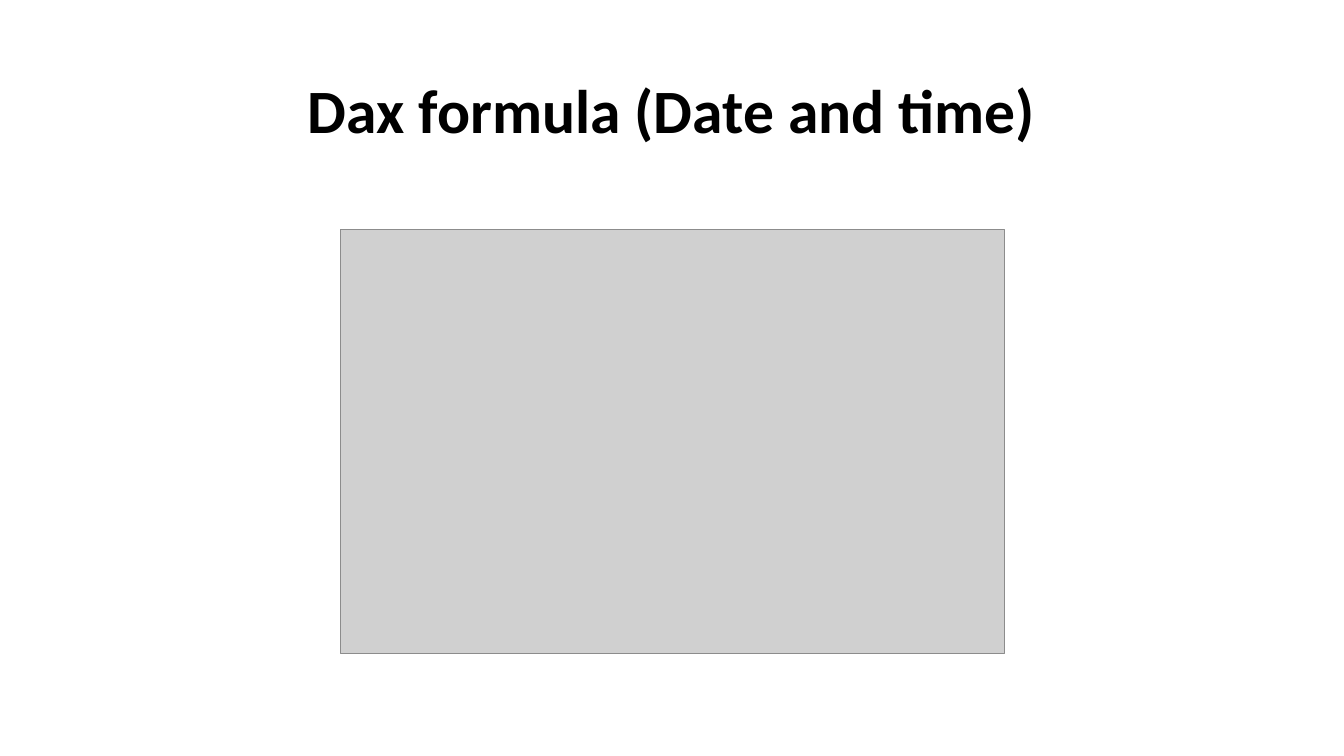
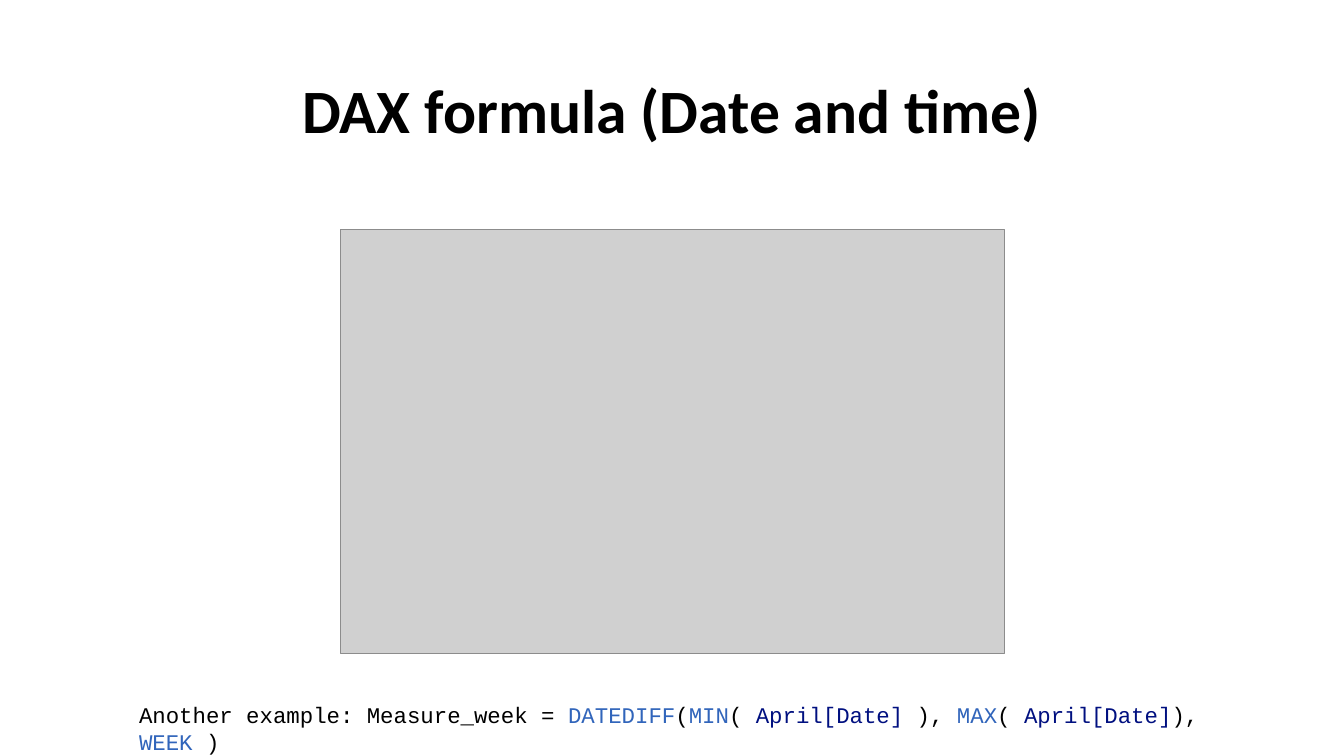
Before and after one commit to kimteespk/DADS5001-Data-Analytics-and-Data-Science-Tools-and-Programming, a slide deck: slide 11 of 13-Power-BI-Dax/DSTools-Power-BI-Dax.pptx. Drawn at 1344x756 pixels with LibreOffice and Linux fonts; fonts in the diff are those of the drawing; grey boxes stand for pictures. Boxes give left, top, right and bottom in pixels: in the first picture for what was removed or moved away, otherwise in the second. Text is boxed around its words. In the diff, an @@ line names an element or a change of style, - is before the commit and + after.

```diff
--- a/13-Power-BI-Dax/DSTools-Power-BI-Dax.pptx
+++ b/13-Power-BI-Dax/DSTools-Power-BI-Dax.pptx
@@ title at (302, 87, 1040, 142): text changed @@
-Dax formula (Date and time)
+DAX formula (Date and time)
@@ text added at (139, 707, 1198, 728), 16 pt, text #000000 @@
+Another example: Measure_week = DATEDIFF(MIN( April[Date] ), MAX( April[Date]), WEEK )
```
Also in this commit, not shown: 9 other slides changed, 1 slide added.
